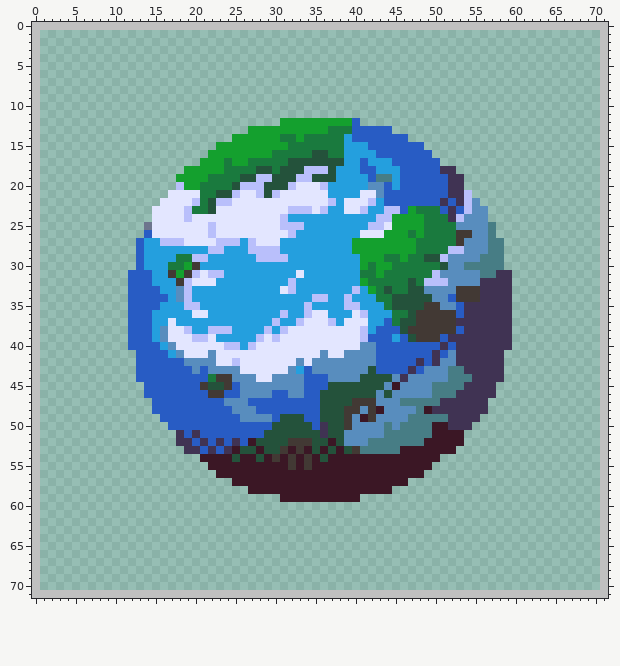
File history of a sprite sheet, assets/player1.png. Above: the version before the commit.
The file is 72x72 pixels.
The result:
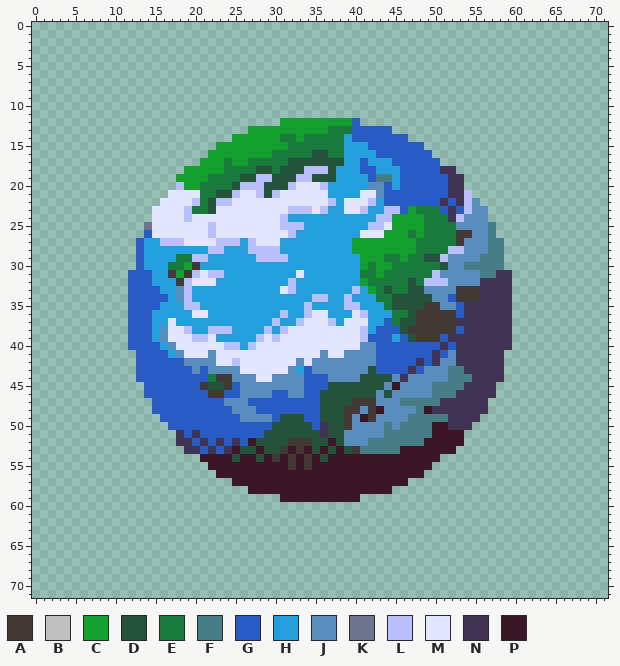
Palette (. is transparent): A #423934  B #c0c0c0  C #14a02e  D #24523b  E #1a7a3e  F #477d85  G #285cc4  H #249fde  J #588dbe  K #6d758d  L #b9bffb  M #e3e6ff  N #403353  P #3b1725
The edit:
The author cleared colour B in row 0 at x 0 to 71; in rows 1 to 70 at x 0 and 71; in row 71 at x 0 to 71.
Where, in picture pixels (left, top, right, bottom), the same in both pictures:
erased: (32, 22, 608, 598)
